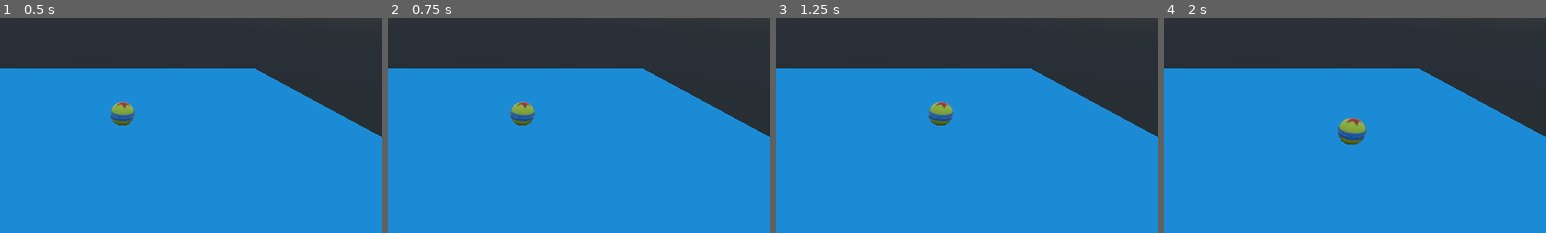
Above: before the commit, frames 1-4 (left to right).
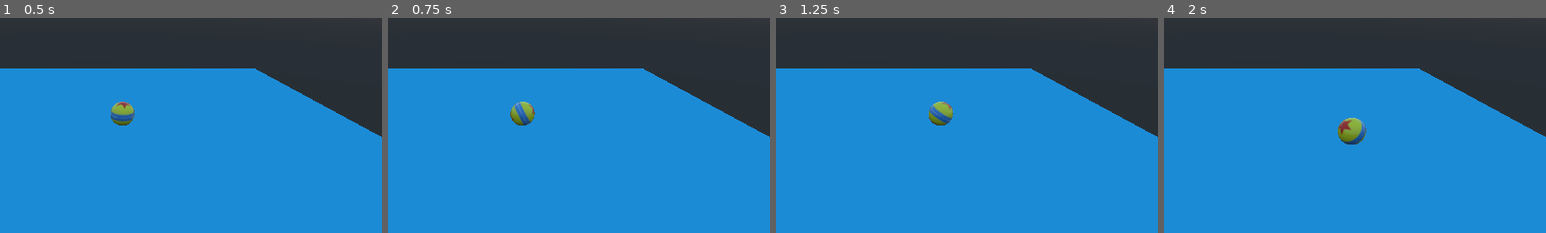
Above: after the commit, the same moments.

Repository: merajmasuk/godot-tutorials
Game: Godot game, scene res://Level.tscn
Two runs of this game, one before a commit and one after it. Both use one fixed random seed, a clock stepped at 60 frames per second and the inputs below. The project has no main scene, so this scene is started directly.
Inputs:
- Up to frame 1 (0.5 s): no input
- Up to frame 2 (0.75 s): tap Enter at 0.5 s; hold Right (ui_right) from 0.53 s (still down)
- Up to frame 3 (1.25 s): keep holding Right (ui_right)
- Up to frame 4 (2 s): release Right (ui_right) at 1.28 s; hold Down (ui_down) from 1.28 s (still down)
The pictures show only the part of the screen within x 38-88%, y 17-67%; the shares and areas given below are measured in that part.

Frame 1 is identical in both runs. In frame 2, 0.4% of the frame differs, in the area x 32-39%, y 38-50%; in frame 3, 0.3%; in frame 4, 0.5%, in the area x 45-53%, y 46-59%.

Commit message:
mesh animationm added for ball movement

Diff:
--- a/scripts/Ball.gd
+++ b/scripts/Ball.gd
@@ -6,6 +6,7 @@
 # var b = "text"
 var velocity = Vector3(0, 0, 0)
 const SPEED = 5
+const ROTSPEED = 5
 
 # Called when the node enters the scene tree for the first time.
 func _ready():
@@ -21,8 +22,10 @@
 		velocity.x = 0
 	elif Input.is_action_pressed("ui_right"):
 		velocity.x = SPEED
+		$MeshInstance.rotate_z(deg2rad(-ROTSPEED))
 	elif Input.is_action_pressed("ui_left"):
 		velocity.x = -SPEED
+		$MeshInstance.rotate_z(deg2rad(ROTSPEED))
 	else:
 		velocity.x = lerp(velocity.x, 0, 0.1)
 
@@ -30,8 +33,10 @@
 		velocity.z = 0
 	elif Input.is_action_pressed("ui_up"):
 		velocity.z = -SPEED
+		$MeshInstance.rotate_x(deg2rad(-ROTSPEED))
 	elif Input.is_action_pressed("ui_down"):
 		velocity.z = SPEED
+		$MeshInstance.rotate_x(deg2rad(ROTSPEED))
 	else:
 		velocity.z = lerp(velocity.z, 0, 0.1)
 
